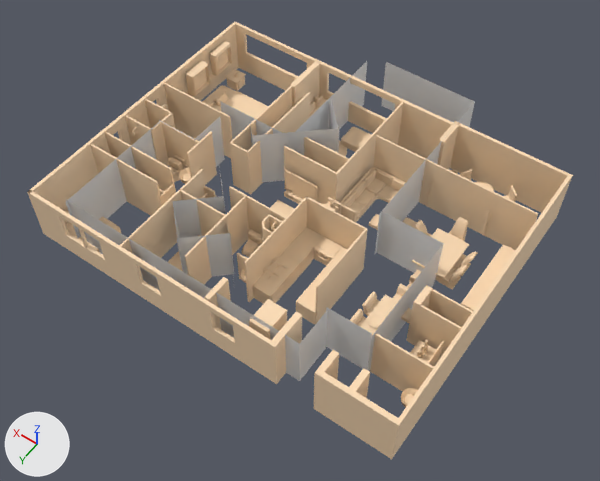
Renders of the glTF model model/apartment-floor.glb from each side of a commit.
Before and after are seen from a 50 mm camera at (-22.3, 31.4, 47.2) aimed at (-1.3, 2.0, 1.0). The axes (+X, +Y, +Z) are drawn at lower left. The lights are the same throughout. Where no turn or scale is listed for an object, it has been applied to the vertices.
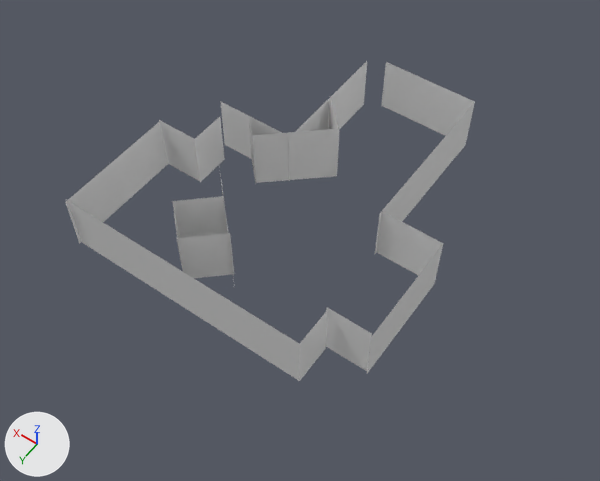
Commit message: updated apt floor

Where the change shows, as pixel boxes (x1, y1, x2, y2) in the pictures (600 x 481 px):
'Mesh_20', deleted (beige): before (27, 24, 452, 404)
'Mesh_1', deleted (beige): before (120, 61, 573, 459)
'Mesh_8', deleted (beige): before (105, 100, 537, 391)
'Mesh_2', deleted (beige): before (28, 22, 571, 454)
'Mesh_6', deleted (beige): before (90, 104, 428, 358)
'Mesh_7', deleted (beige): before (155, 84, 367, 322)
'Mesh_3', deleted (beige): before (28, 106, 515, 406)
'Mesh_19', deleted (beige): before (268, 167, 405, 282)
'Mesh_17', deleted (beige): before (67, 127, 371, 275)
'Mesh_9', deleted (beige): before (133, 104, 477, 396)
'Mesh_16', deleted (beige): before (202, 85, 409, 326)
'Mesh_18', deleted (beige): before (217, 91, 268, 119)
'Mesh_13', deleted (beige): before (344, 171, 392, 207)
'Mesh_12', deleted (beige): before (64, 87, 404, 224)
'Mesh_4', deleted: before (173, 166, 471, 328)
'Mesh_5', deleted: before (168, 73, 421, 358)
'Mesh_0', deleted: before (310, 102, 512, 290)
'Mesh_14', deleted: before (198, 185, 517, 236)
'Mesh_15', deleted: before (66, 169, 473, 228)
'Mesh_10', deleted: before (186, 165, 329, 274)
'Mesh_11', deleted: before (317, 252, 328, 260)
'Wall.008', unchanged, uncovered by the edit: before (159, 120, 194, 139); after (159, 120, 200, 181)

Diff of the bpy script that builds the scene:
```diff
--- a/model/apartment-floor.glb.py
+++ b/model/apartment-floor.glb.py
@@ ob_mesh_0 @@
-ob_mesh_0 = bpy.data.objects.new('Mesh_0', me_mesh_0)
-ob_mesh_0.location = (-0.63, 0.72, 1.11)
@@ ob_mesh_1 @@
-ob_mesh_1 = bpy.data.objects.new('Mesh_1', me_mesh_1)
-ob_mesh_1.location = (-0.63, 0.72, 1.11)
@@ ob_mesh_10 @@
-ob_mesh_10 = bpy.data.objects.new('Mesh_10', me_mesh_10)
-ob_mesh_10.location = (-0.63, 0.72, 1.11)
@@ ob_mesh_11 @@
-ob_mesh_11 = bpy.data.objects.new('Mesh_11', me_mesh_11)
-ob_mesh_11.location = (-0.63, 0.72, 1.11)
@@ ob_mesh_12 @@
-ob_mesh_12 = bpy.data.objects.new('Mesh_12', me_mesh_12)
-ob_mesh_12.location = (-0.63, 0.72, 1.11)
@@ ob_mesh_13 @@
-ob_mesh_13 = bpy.data.objects.new('Mesh_13', me_mesh_13)
-ob_mesh_13.location = (-0.63, 0.72, 1.11)
@@ ob_mesh_14 @@
-ob_mesh_14 = bpy.data.objects.new('Mesh_14', me_mesh_14)
-ob_mesh_14.location = (-0.63, 0.72, 1.11)
@@ ob_mesh_15 @@
-ob_mesh_15 = bpy.data.objects.new('Mesh_15', me_mesh_15)
-ob_mesh_15.location = (-0.63, 0.72, 1.11)
@@ ob_mesh_16 @@
-ob_mesh_16 = bpy.data.objects.new('Mesh_16', me_mesh_16)
-ob_mesh_16.location = (-0.63, 0.72, 1.11)
@@ ob_mesh_17 @@
-ob_mesh_17 = bpy.data.objects.new('Mesh_17', me_mesh_17)
-ob_mesh_17.location = (-0.63, 0.72, 1.11)
@@ ob_mesh_18 @@
-ob_mesh_18 = bpy.data.objects.new('Mesh_18', me_mesh_18)
-ob_mesh_18.location = (-0.63, 0.72, 1.11)
@@ ob_mesh_19 @@
-ob_mesh_19 = bpy.data.objects.new('Mesh_19', me_mesh_19)
-ob_mesh_19.location = (-0.63, 0.72, 1.11)
@@ ob_mesh_2 @@
-ob_mesh_2 = bpy.data.objects.new('Mesh_2', me_mesh_2)
-ob_mesh_2.location = (-0.63, 0.72, 1.11)
@@ ob_mesh_20 @@
-ob_mesh_20 = bpy.data.objects.new('Mesh_20', me_mesh_20)
-ob_mesh_20.location = (-0.63, 0.72, 1.11)
@@ ob_mesh_3 @@
-ob_mesh_3 = bpy.data.objects.new('Mesh_3', me_mesh_3)
-ob_mesh_3.location = (-0.63, 0.72, 1.11)
@@ ob_mesh_4 @@
-ob_mesh_4 = bpy.data.objects.new('Mesh_4', me_mesh_4)
-ob_mesh_4.location = (-0.63, 0.72, 1.11)
@@ ob_mesh_5 @@
-ob_mesh_5 = bpy.data.objects.new('Mesh_5', me_mesh_5)
-ob_mesh_5.location = (-0.63, 0.72, 1.11)
@@ ob_mesh_6 @@
-ob_mesh_6 = bpy.data.objects.new('Mesh_6', me_mesh_6)
-ob_mesh_6.location = (-0.63, 0.72, 1.11)
@@ ob_mesh_7 @@
-ob_mesh_7 = bpy.data.objects.new('Mesh_7', me_mesh_7)
-ob_mesh_7.location = (-0.63, 0.72, 1.11)
@@ ob_mesh_8 @@
-ob_mesh_8 = bpy.data.objects.new('Mesh_8', me_mesh_8)
-ob_mesh_8.location = (-0.63, 0.72, 1.11)
@@ ob_mesh_9 @@
-ob_mesh_9 = bpy.data.objects.new('Mesh_9', me_mesh_9)
-ob_mesh_9.location = (-0.63, 0.72, 1.11)
```
